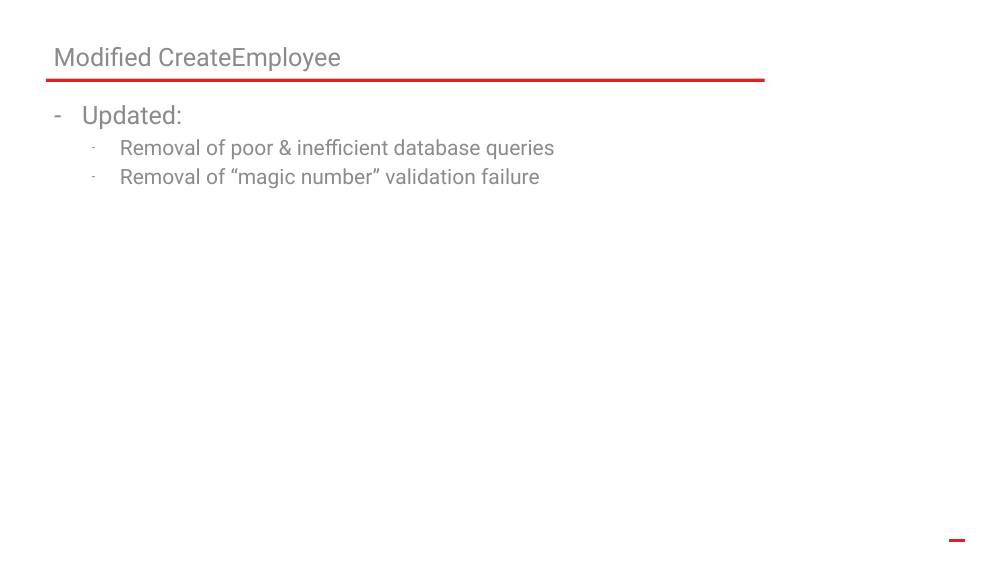
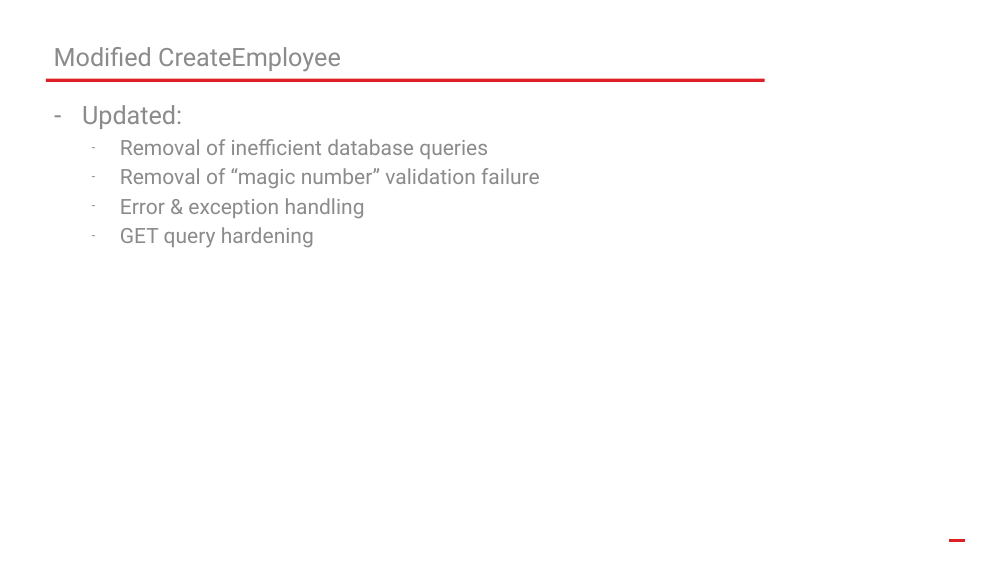
Before and after one commit to tattymennis/csci-4712-senior-capstone, a slide deck: slide 10 of Resources/csci-4712-week13.pptx (slide 9 before the commit). Drawn at 1008x567 pixels with LibreOffice and Linux fonts; fonts in the diff are those of the drawing; background and template pictures are left out. Boxes give left, top, right and bottom in pixels: in the first picture for what was removed or moved away, otherwise in the second. Text is boxed around its words. In the diff, an @@ line names an element or a change of style, - is before the commit and + after.

```diff
--- a/Resources/csci-4712-week13.pptx
+++ b/Resources/csci-4712-week13.pptx
@@ text at (120, 139, 488, 159): text changed @@
-  – Removal of poor & inefficient database queries
+  – Removal of inefficient database queries
@@ text at (120, 198, 365, 248): paragraphs added @@
+  – Error & exception handling
+  – GET query hardening
```
Also in this commit, not shown: 4 other slides changed, 2 slides added, 6 other files.
